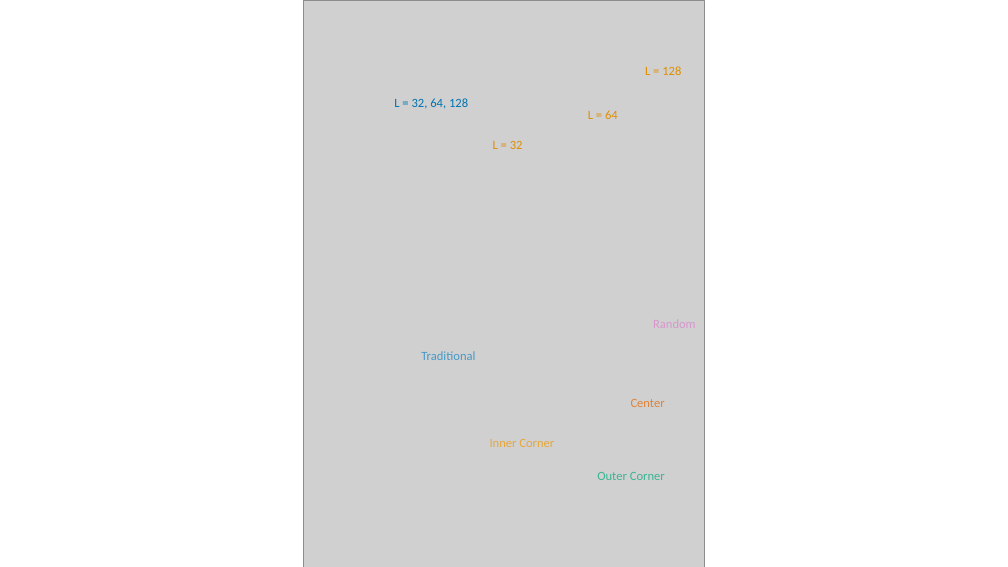
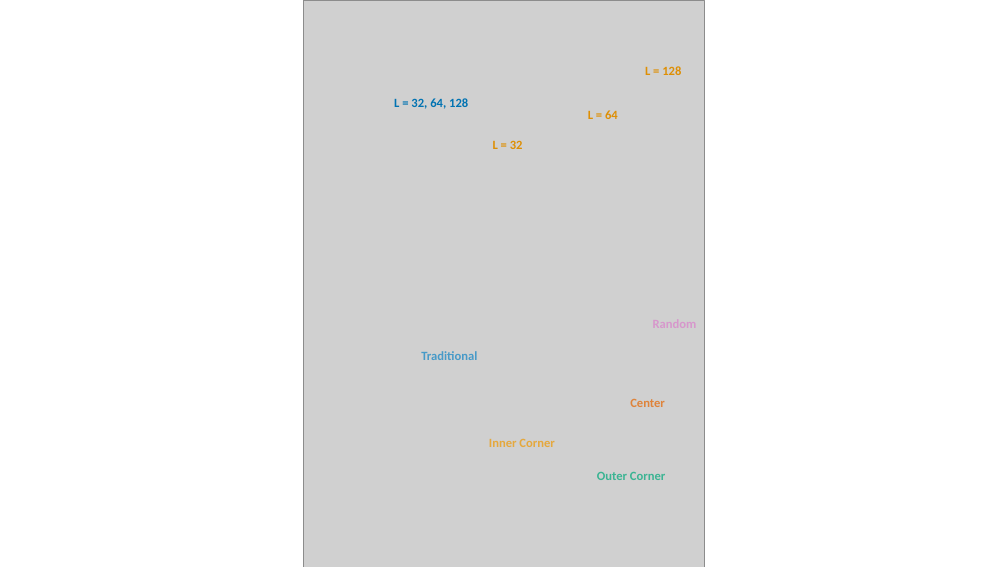
Before and after one commit to ioakimsy/BS-Thesis, a slide deck: slide 14 of documents/Figures editing.pptx. Drawn at 1008x567 pixels with LibreOffice and Linux fonts; fonts in the diff are those of the drawing; grey boxes stand for pictures. Boxes give left, top, right and bottom in pixels: in the first picture for what was removed or moved away, otherwise in the second. Text is boxed around its words. In the diff, an @@ line names an element or a change of style, - is before the commit and + after.

```diff
--- a/documents/Figures editing.pptx
+++ b/documents/Figures editing.pptx
@@ bold on in 8 elements at box(394, 98, 468, 109), box(493, 140, 523, 149), box(588, 110, 618, 119), box(645, 66, 681, 75), box(421, 351, 477, 360), box(489, 439, 554, 447), box(597, 472, 665, 480), box(630, 399, 665, 407) @@
```
Also in this commit, not shown: 2 other slides changed, 11 other files.
